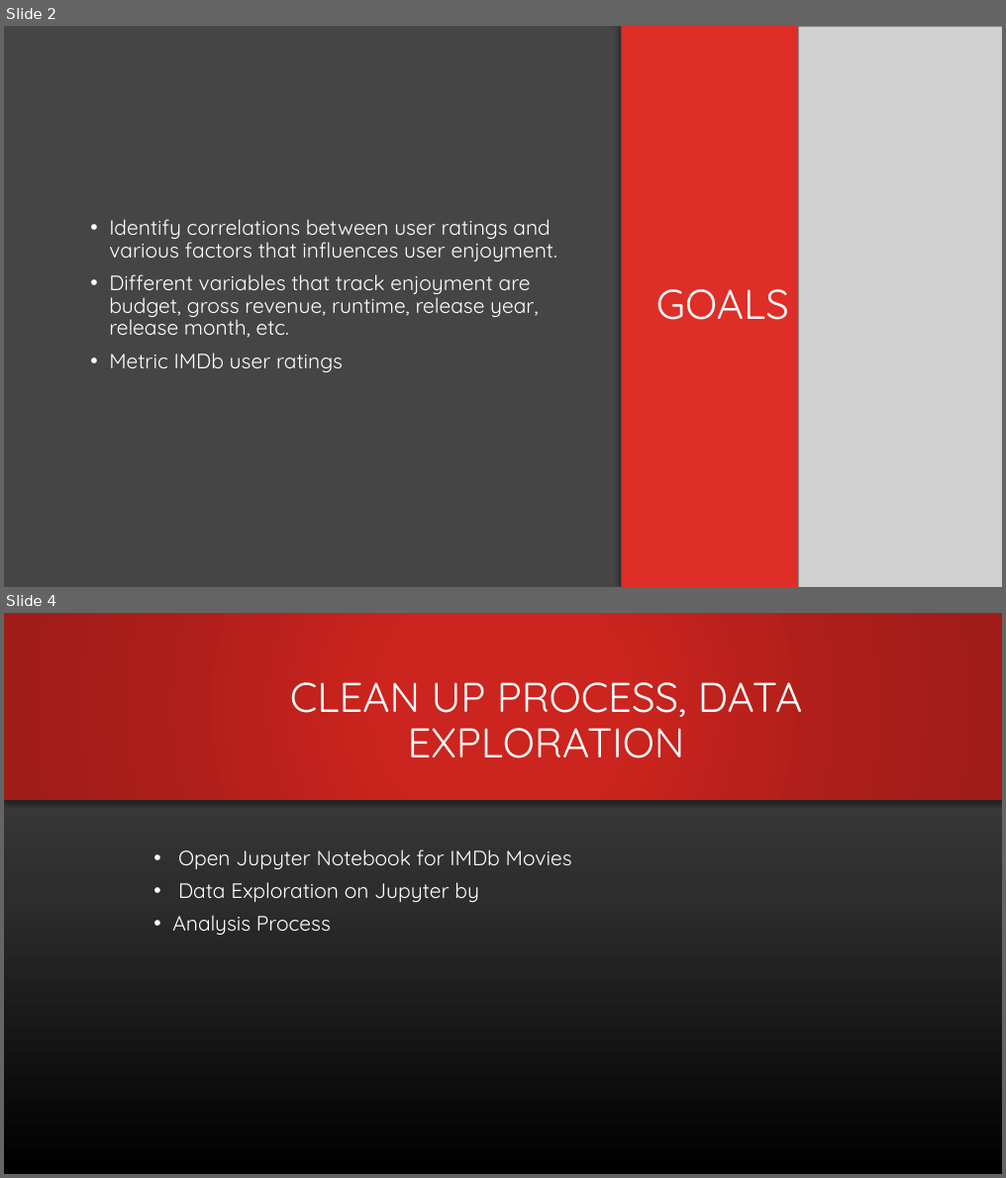
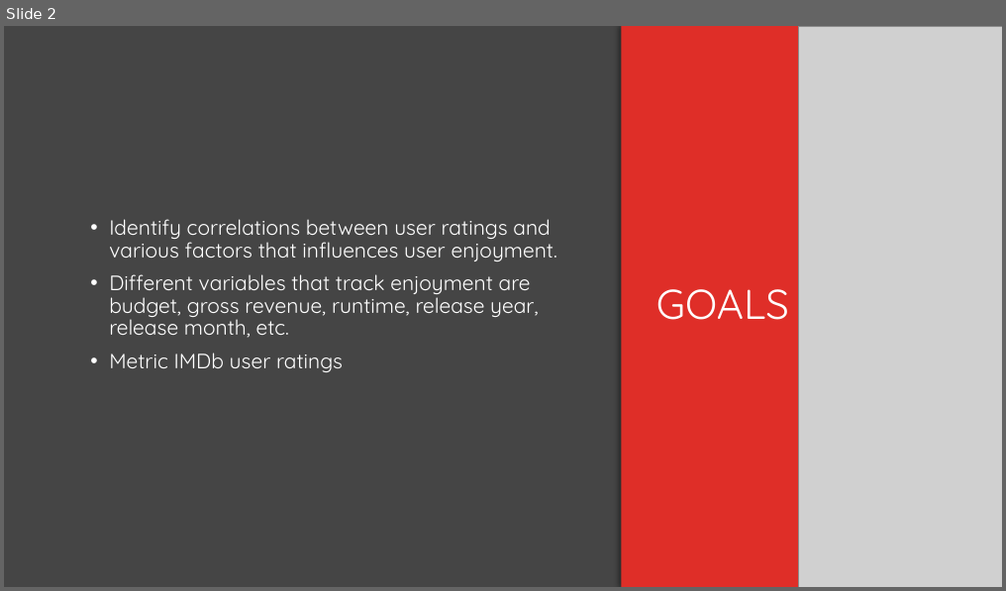
Before and after one commit to gspahlin/Movie_analysis, a slide deck: Movies.pptx. Shown one above the other, each under a label of ours: slides 2 and 4 before the commit, slide 2 after it; the slides between them are not shown. The pictures are 1006x1178 and 1006x591 pixels, drawn with LibreOffice and Linux fonts; fonts in the diff are those of the drawing; grey boxes stand for pictures; background and template pictures are left out. Boxes give left, top, right and bottom in pixels: in the first picture for what was removed or moved away, otherwise in the second. Text is boxed around its words. In the diff, an @@ line names an element or a change of style, - is before the commit and + after.

```diff
--- a/Movies.pptx
+++ b/Movies.pptx
@@ slide 4 removed at <box>4,613,1002,1174</box>, background gradient #515151 to #2E2E2E to #000000 @@
@@ rectangle removed at <box>4,613,1002,800</box> @@
@@ title removed at <box>290,682,802,759</box> @@
-CLEAN UP PROCESS, DATA EXPLORATION
@@ text removed at <box>172,850,572,935</box> @@
-• Open Jupyter Notebook for IMDb Movies
-• Data Exploration on Jupyter by
-• Analysis Process
```
Also in this commit, not shown: 1 slide changed, 5 slides added, 2 other slides removed.
